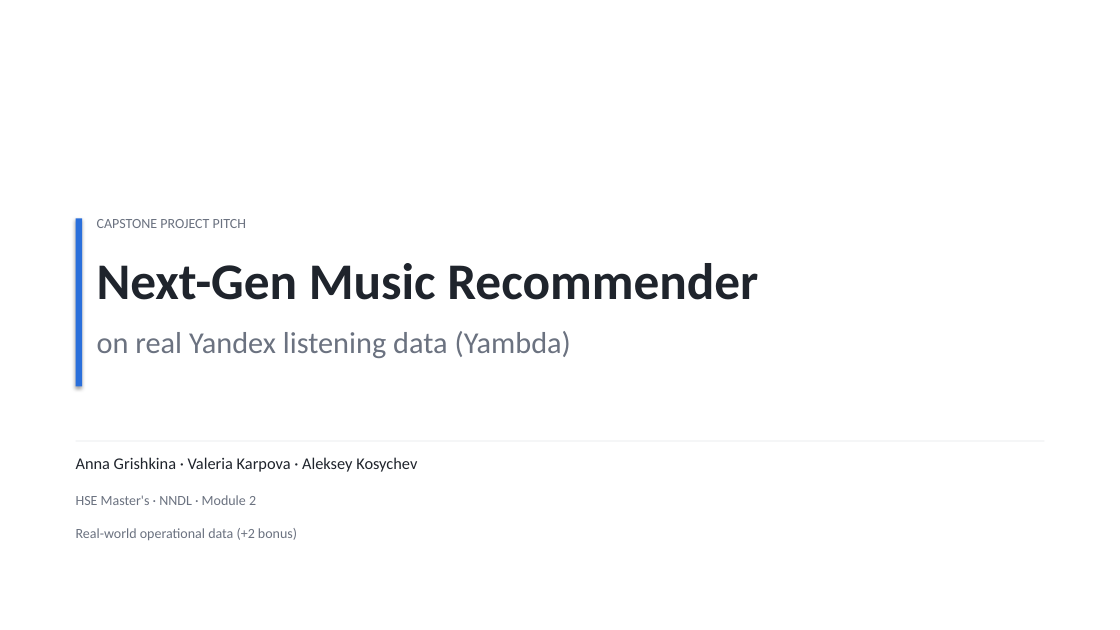
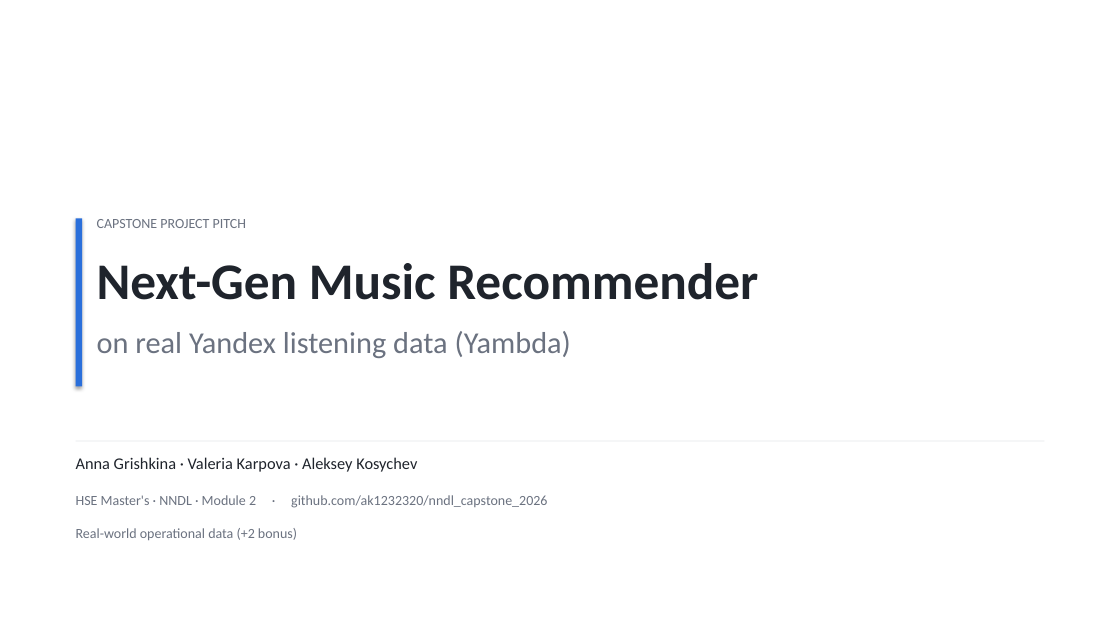
Before and after one commit to ak1232320/nndl_capstone_2026, a slide deck: slide 1 of Pitch_YMusic.pptx. Drawn at 1120x630 pixels with LibreOffice and Linux fonts; fonts in the diff are those of the drawing. Boxes give left, top, right and bottom in pixels: in the first picture for what was removed or moved away, otherwise in the second. Text is boxed around its words. In the diff, an @@ line names an element or a change of style, - is before the commit and + after.

```diff
--- a/Pitch_YMusic.pptx
+++ b/Pitch_YMusic.pptx
@@ text at [76,495,547,508]: text changed @@
-HSE Master's · NNDL · Module 2
+HSE Master's · NNDL · Module 2 · github.com/ak1232320/nndl_capstone_2026
```
Also in this commit, not shown: 1 other slide changed, 2 other files.
